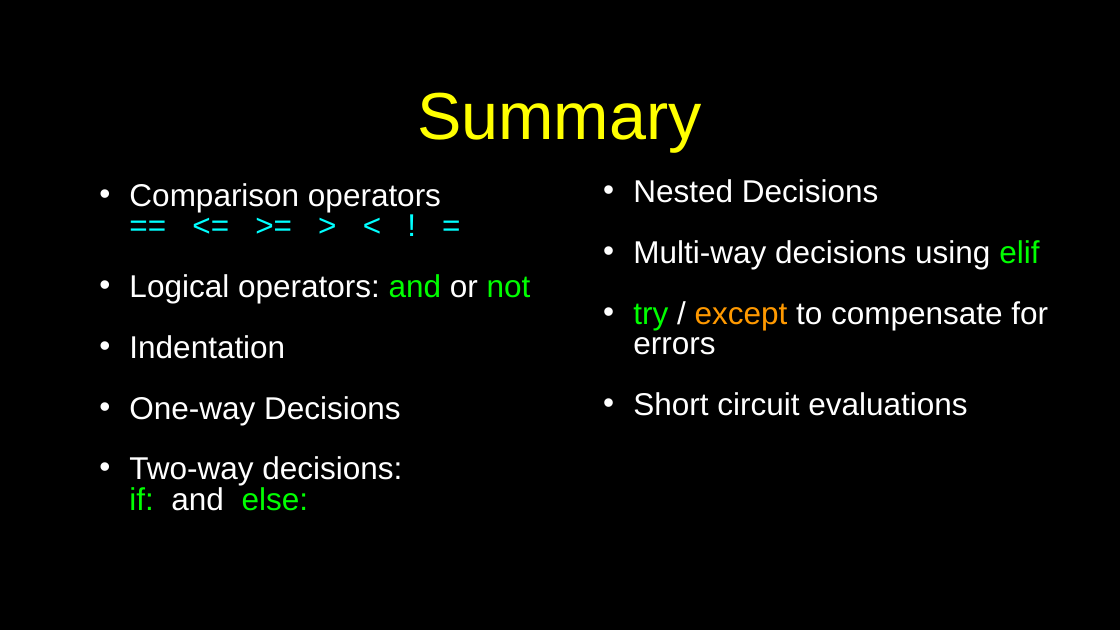
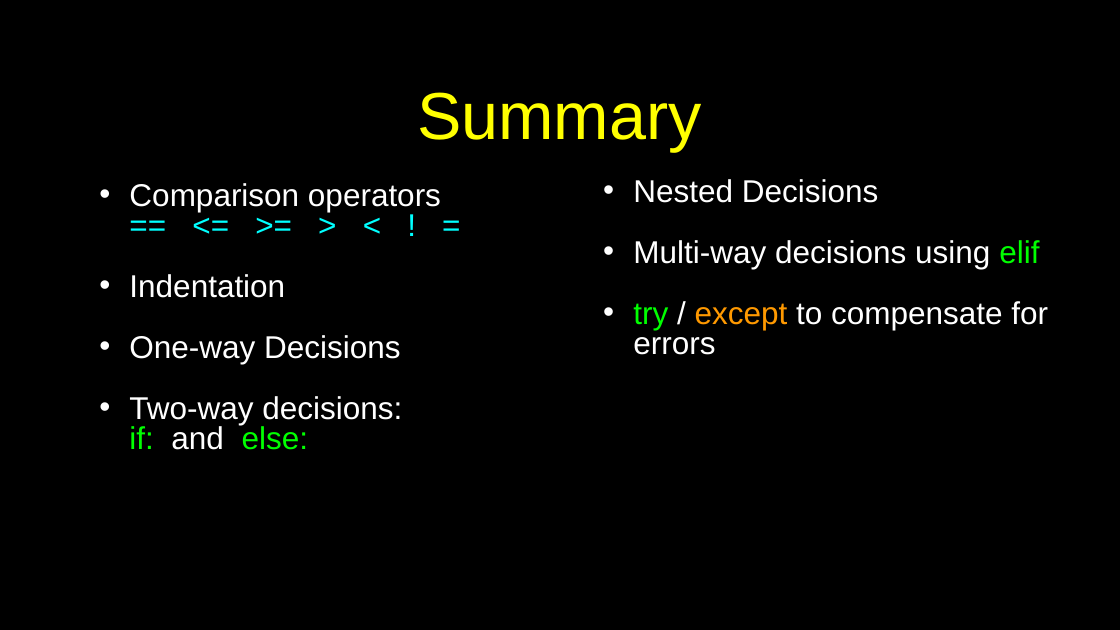
Before and after one commit to csev/py4e, a slide deck: slide 30 of lectures3/Pythonlearn-03-Conditional.pptx (slide 31 before the commit). Drawn at 1120x630 pixels with LibreOffice and Linux fonts; fonts in the diff are those of the drawing. Boxes give left, top, right and bottom in pixels: in the first picture for what was removed or moved away, otherwise in the second. Text is boxed around its words. In the diff, an @@ line names an element or a change of style, - is before the commit and + after.

```diff
--- a/lectures3/Pythonlearn-03-Conditional.pptx
+++ b/lectures3/Pythonlearn-03-Conditional.pptx
@@ text at (129,274,531,303): paragraph removed @@
-• Logical operators: and or not
@@ text at (633,392,967,416): paragraph removed @@
-• Short circuit evaluations
```
Also in this commit, not shown: 2 other slides changed, 1 slide added, 14 other files.
